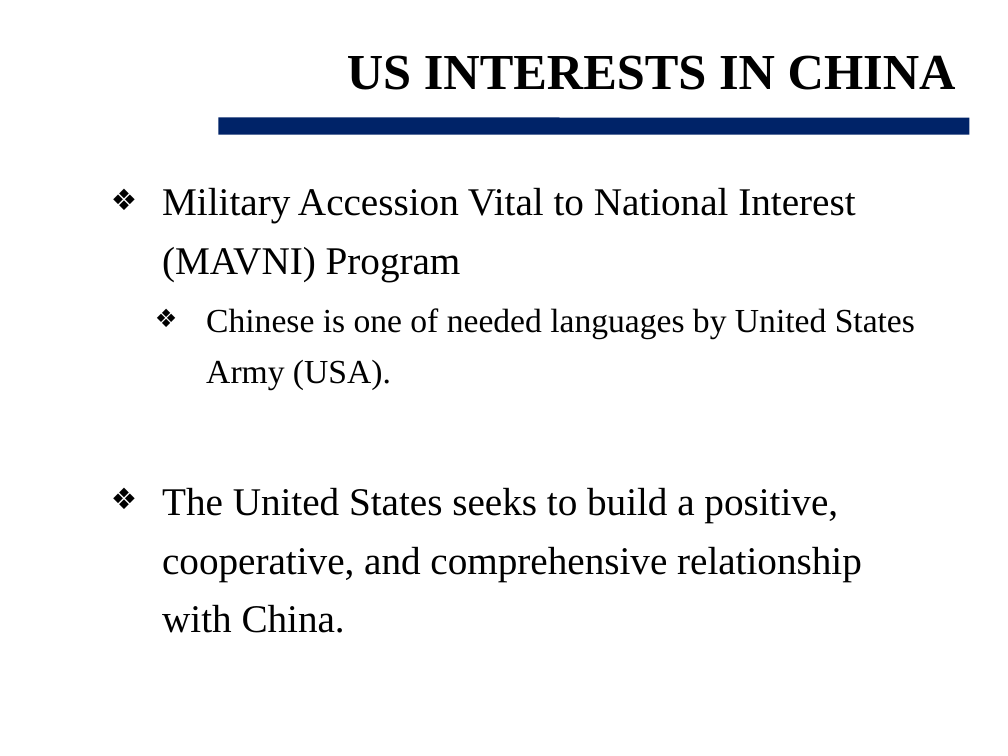
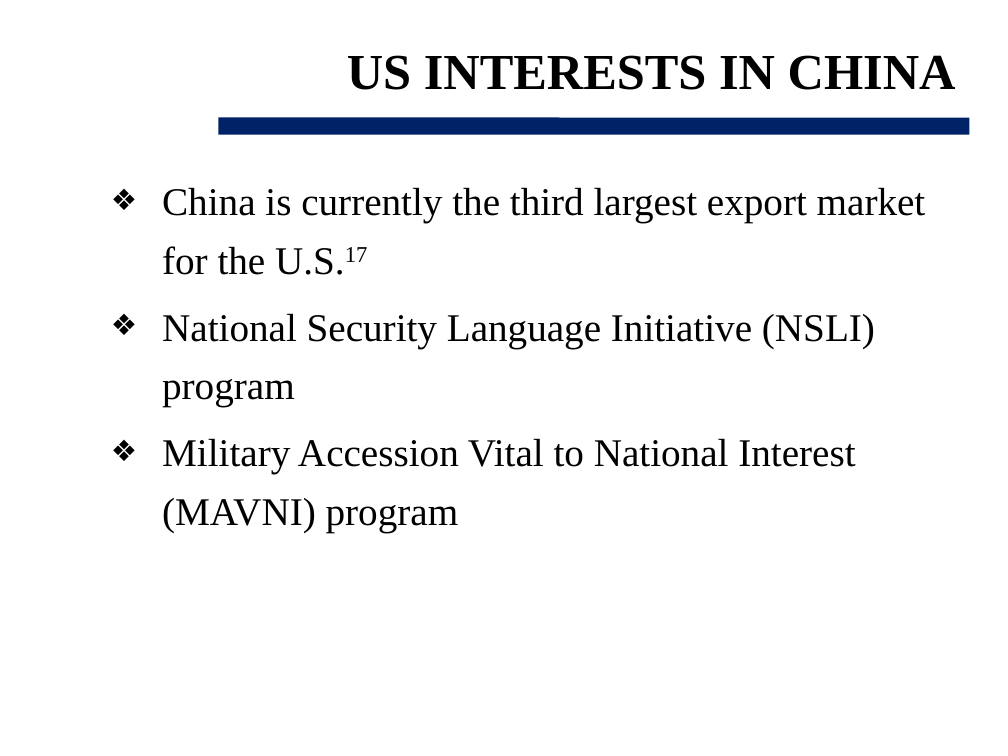
Before and after one commit to 360bobcui/OTSbackgroundpaper, a slide deck: slide 9 of Cui_Brief.pptx (slide 8 before the commit). Drawn at 1008x756 pixels with LibreOffice and Linux fonts; fonts in the diff are those of the drawing; background and template pictures are left out. Boxes give left, top, right and bottom in pixels: in the first picture for what was removed or moved away, otherwise in the second. Text is boxed around its words. In the diff, an @@ line names an element or a change of style, - is before the commit and + after.

```diff
--- a/Cui_Brief.pptx
+++ b/Cui_Brief.pptx
@@ text at [162,187,926,532]: text changed @@
-❖ Military Accession Vital to National Interest (MAVNI) Program
-  ❖ Chinese is one of needed languages by United States Army (USA).
-❖ The United States seeks to build a positive, cooperative, and comprehensive relationship with China.
+❖ China is currently the third largest export market for the U.S.17
+❖ National Security Language Initiative (NSLI) program
+❖ Military Accession Vital to National Interest (MAVNI) program
```
Also in this commit, not shown: 2 other slides changed, 1 slide added, 28 slides removed, 4 other files.
